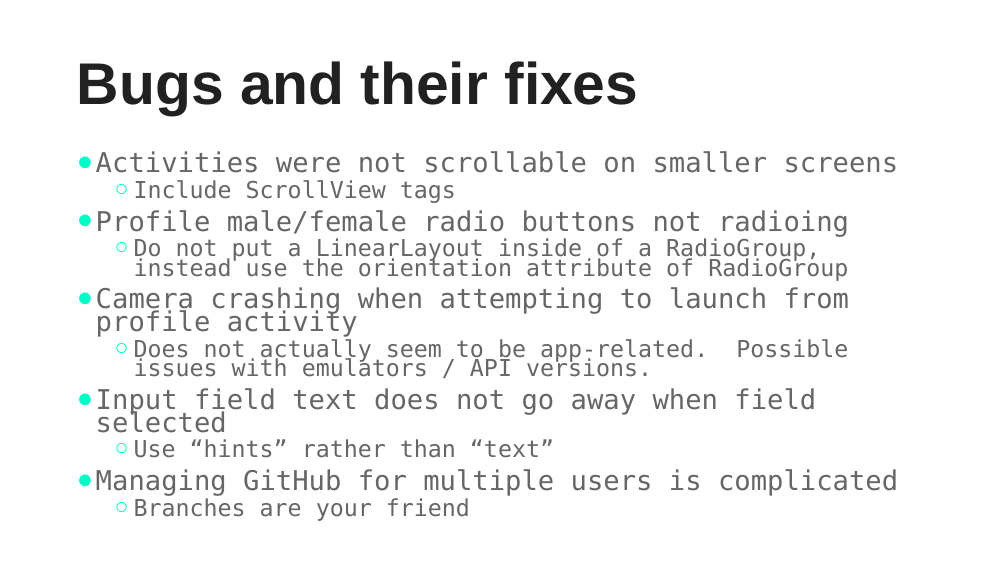
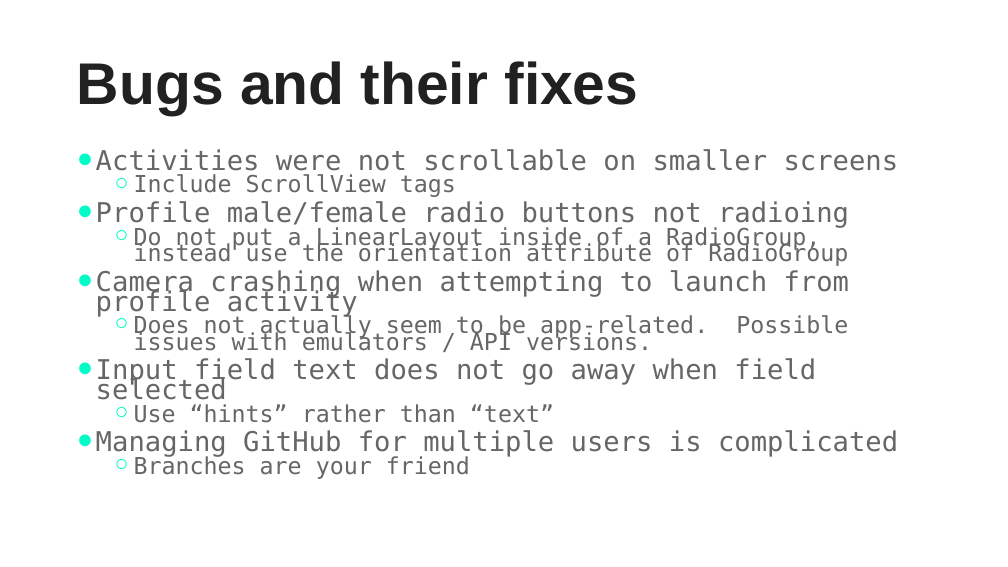
Before and after one commit to jcsullivan/CS6018Project, a slide deck: slide 12 of Part 1/LifestyleApp.pptx (slide 7 before the commit). Drawn at 1008x567 pixels with LibreOffice and Linux fonts; fonts in the diff are those of the drawing. Boxes give left, top, right and bottom in pixels: in the first picture for what was removed or moved away, otherwise in the second. Text is boxed around its words. In the diff, an @@ line names an element or a change of style, - is before the commit and + after.

```diff
--- a/Part 1/LifestyleApp.pptx
+++ b/Part 1/LifestyleApp.pptx
@@ text "Activities were not scrollable on ..." at [96,149,899,479]: line spacing 0.7 to 0.6 @@
```
Also in this commit, not shown: 3 other slides changed, 9 slides added, 3 slides removed, 5 other files.
